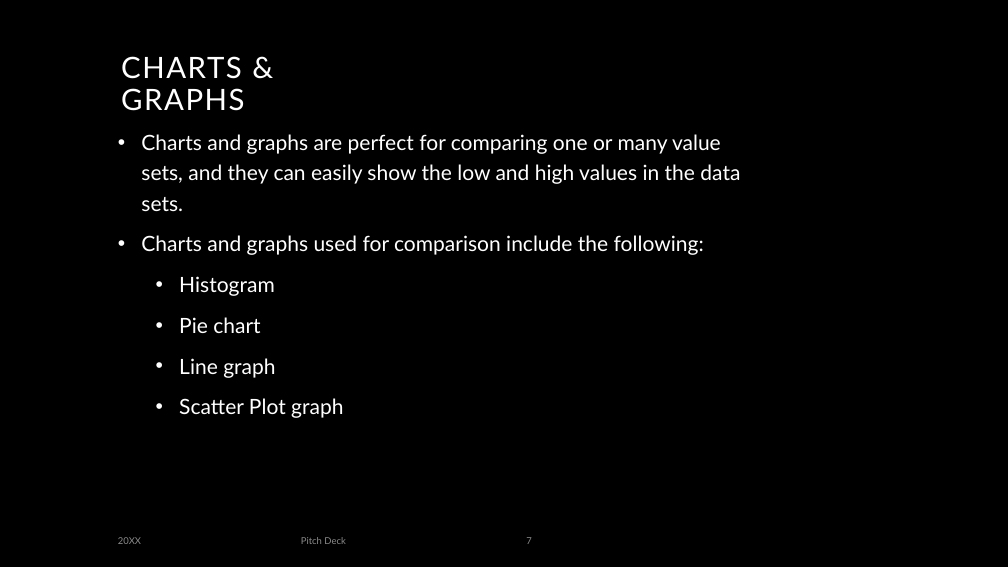
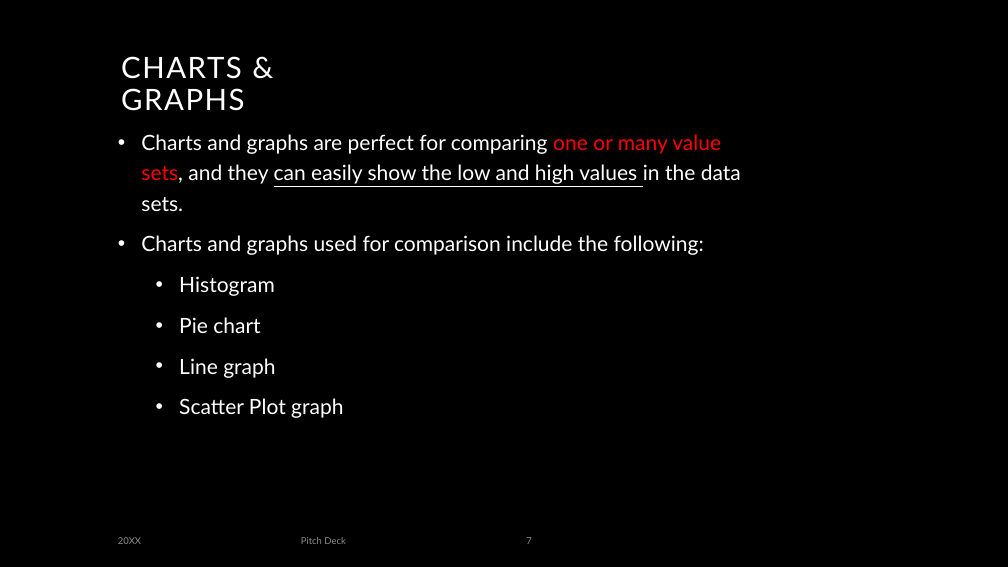
Before and after one commit to mungutiwilliam/Indian-Startups-dataset-analysis, a slide deck: slide 7 of Data Visualization.pptx. Drawn at 1008x567 pixels with LibreOffice and Linux fonts; fonts in the diff are those of the drawing; background and template pictures are left out. Boxes give left, top, right and bottom in pixels: in the first picture for what was removed or moved away, otherwise in the second. Text is boxed around its words. In the diff, an @@ line names an element or a change of style, - is before the commit and + after.

```diff
--- a/Data Visualization.pptx
+++ b/Data Visualization.pptx
@@ text at (141,134,741,211): text colour #FFFFFF to #FF0000 in "one or many value sets,"; underline on in "can easily show the low and high ..." @@
```
Also in this commit, not shown: 14 other slides changed, 1 slide added, 2 other files.
